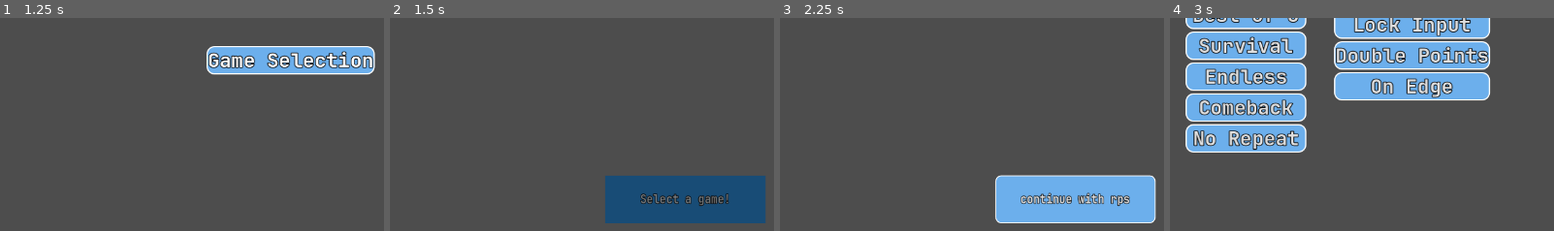
Above: before the commit, frames 1-4 (left to right).
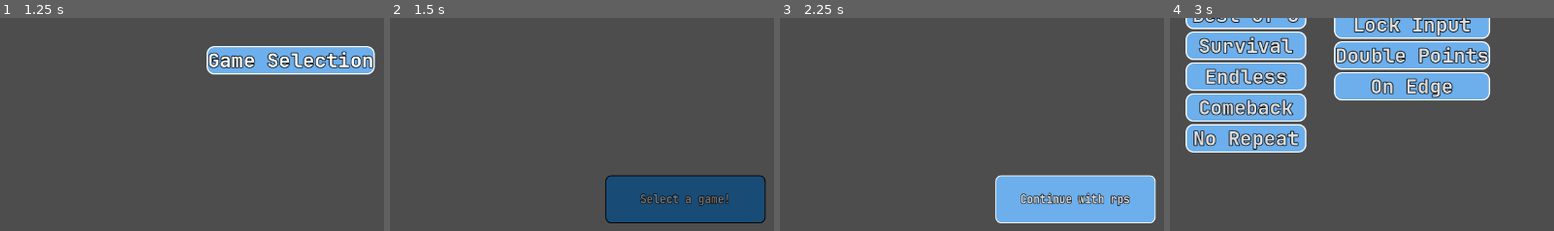
Above: after the commit, the same moments.

Repository: corporal1chicken/godot-project
Game: Godot game, scene res://world.tscn
The game is run twice, just before and just after one commit, with the same random seed, the same clock (stepped at 60 frames per second) and the same inputs.
Inputs:
- Up to frame 1 (1.25 s): click "play" at 0.5 s
- Up to frame 2 (1.5 s): click "Game Selection" at 1.25 s
- Up to frame 3 (2.25 s): click "Rock Paper Scissors" at 2 s
- Up to frame 4 (3 s): click "continue with rps" (after the commit: "Continue with rps") at 2.75 s
The pictures show only the part of the screen within x 13-63%, y 39-89%; the shares and areas given below are measured in that part.

Frame 1 is identical in both runs. In frame 2, 0.7% of the frame differs, in the area x 56-98%, y 73-97%; in frame 3, less than 0.1%; in frame 4, nothing differs.

Commit message:
Bug Fixes

Diff:
--- a/games/rps/helpers/gamemode.gd
+++ b/games/rps/helpers/gamemode.gd
@@ -5,7 +5,7 @@
 # i.e. comeback_start() that sets AI points to 3
 
 var gamemode_info: Dictionary
-var modifier_info: Dictionary
+var modifier_info
 
 func _gamemode_edit(game_stats: Dictionary):
 	if gamemode_info.get("starting_points"):
@@ -20,12 +20,13 @@
 	return game_stats
 
 func _modifier_edit(game_stats: Dictionary):
-	var key = modifier_info.get("key")
+	if modifier_info != null:
+		var key = modifier_info.get("key")
 
-	if key == "double_points":
-		game_stats.points_on_win *= 2
-	elif key == "lock_input":
-		game_stats["lock_input"] = true
+		if key == "double_points":
+			game_stats.points_on_win *= 2
+		elif key == "lock_input":
+			game_stats["lock_input"] = true
 
 	return game_stats
 
@@ -37,7 +38,7 @@
 
 	return modifier_edit_stats
 
-func set_game_info(gamemode: Dictionary, modifier: Dictionary):
+func set_game_info(gamemode: Dictionary, modifier):
 	gamemode_info = gamemode
 	modifier_info = modifier
 
@@ -45,21 +46,21 @@
 
 	if gamemode_info.key == "best_of":
 		if state.rounds_played == gamemode_info.total_rounds:
-			return [true, "all rounds played"]
+			return [true, "Max rounds played!"]
 	elif gamemode_info.key == "first_to":
 		if state.player_score == gamemode_info.max_score or state.computer_score == gamemode_info.max_score:
-			return [true, "max score was reached"]
+			return [true, ("%s reached %d points!" % ["You" if state.player_score > state.computer_score else "AI", gamemode_info.max_score])]
 	elif gamemode_info.key == "survival":
 		if state.current_streak == 0 and state.rounds_played != 0:
-			return [true, "streak lost"]
+			return [true, ("You lost your %d streak!" % [state.current_streak])]
 	elif gamemode_info.key == "comeback":
 		if state.rounds_played == gamemode_info.total_rounds:
-			return [true, "all rounds played"]
+			return [true, "Max rounds played"]
 		else:
 			if state.computer_score == gamemode_info.max_score:
 				return [true, "AI got 7 points"]
 	elif gamemode_info.key == "no_repeat":
 		if state.rounds_played > 1 and state.player_move == state.player_history[-2]:
-			return [true, "played the same move"]
+			return [true, ("You played %s twice in a row!" % [state.player_move])]
 
 	return [false, ""]
--- a/games/rps/screens/main/main.gd
+++ b/games/rps/screens/main/main.gd
@@ -106,11 +106,13 @@
 	pass
 
 func _on_continue_pressed():
-	if not game_ended:
-		_main_loop()
-	else:
-		Signals.change_sub_screen.emit("main", "options")
-
+	_main_loop()
+
+	pass
+
+func _on_quit_pressed():
+	Signals.change_sub_screen.emit("main", "options")
+	_end_game("", false)
 	pass
 
 # Helper Functions
@@ -200,10 +202,12 @@
 
 	pass
 
-func start_game(chosen_gamemode: Dictionary, chosen_difficulty: Dictionary, chosen_modifier: Dictionary):
+func start_game(chosen_gamemode: Dictionary, chosen_difficulty: Dictionary, chosen_modifier):
 	gamemode_info = chosen_gamemode
 	difficulty_info = chosen_difficulty
-	modifier_info = chosen_modifier
+
+	if chosen_modifier != null:
+		modifier_info = chosen_modifier
 
 	gamemode.set_game_info(chosen_gamemode, chosen_modifier)
 	game_stats = gamemode.edit_game_stats(default_game_stats)
@@ -215,16 +219,23 @@
 		"controls:\n[1] Rock\n[2] Paper\n[3] Scissors\n[H] Overlay\n[Enter] Continue\n[Escape] Pause"
 	)
 
-	pass
-
-func _end_game(outcome_text: String):
+	$overlay/currently_playing.text = "Difficulty: %s\nGamemode: %s\nModifier: %s" % [
+		chosen_difficulty.get("text"),
+		chosen_gamemode.get("text"),
+		chosen_modifier.get("text") if chosen_modifier != null else "None"
+	]
+
+	pass
+
+func _end_game(outcome_text: String, show_results: bool):
 	_toggle_moves_button(true)
 
 	game_ended = true
 
-	#results.set_results_screen(game_stats)
-
-	Signals.change_sub_screen.emit("main", "results")
+	if show_results:
+		results.set_results_screen(game_stats, outcome_text)
+		Signals.change_sub_screen.emit("main", "results")
+
 	Signals.set_controls.emit("")
 	pass
 
@@ -241,7 +252,7 @@
 	var should_end_game: Array = gamemode.check_rules(game_stats)
 
 	if should_end_game[0]:
-		_end_game(should_end_game[1])
+		_end_game(should_end_game[1], true)
 
 	pass
 
--- a/games/rps/screens/main/main.tscn
+++ b/games/rps/screens/main/main.tscn
@@ -50,6 +50,23 @@
 best: 0"
 horizontal_alignment = 1
 
+[node name="currently_playing" type="RichTextLabel" parent="overlay"]
+layout_mode = 1
+anchors_preset = 15
+anchor_right = 1.0
+anchor_bottom = 1.0
+offset_left = 12.0
+offset_top = 299.0
+offset_right = -935.0
+offset_bottom = -313.00858
+grow_horizontal = 2
+grow_vertical = 2
+scale = Vector2(1, 1.0093395)
+theme_override_font_sizes/normal_font_size = 20
+text = "Difficulty: easy
+Gamemode: survival
+Modifier: on edge"
+
 [node name="rounds_played" type="RichTextLabel" parent="overlay"]
 layout_mode = 1
 anchors_preset = 15
@@ -116,6 +133,28 @@
 theme_override_styles/focus = ExtResource("7_w4fab")
 disabled = true
 text = " [3] Scissors "
+
+[node name="quit" type="Button" parent="."]
+layout_mode = 1
+anchors_preset = 8
+anchor_left = 0.5
+anchor_top = 0.5
+anchor_right = 0.5
+anchor_bottom = 0.5
+offset_left = -627.0
+offset_top = 262.00006
+offset_right = -324.36844
+offset_bottom = 358.00006
+grow_horizontal = 2
+grow_vertical = 2
+scale = Vector2(0.76, 0.8399988)
+theme_override_constants/outline_size = 5
+theme_override_font_sizes/font_size = 38
+theme_override_styles/normal = ExtResource("3_vkrnm")
+theme_override_styles/pressed = ExtResource("4_g1e56")
+theme_override_styles/hover = ExtResource("5_a2agg")
+theme_override_styles/focus = ExtResource("7_w4fab")
+text = "Quit Game"
 
 [node name="continue" type="Button" parent="."]
 visible = false
@@ -126,14 +165,19 @@
 anchor_right = 0.5
 anchor_bottom = 0.5
 offset_left = 351.99994
-offset_top = 262.00006
+offset_top = 262.0
 offset_right = 710.0
-offset_bottom = 358.00006
+offset_bottom = 358.0
 grow_horizontal = 2
 grow_vertical = 2
 scale = Vector2(0.76, 0.8399988)
-theme_override_font_sizes/font_size = 24
-text = "continue"
+theme_override_constants/outline_size = 5
+theme_override_font_sizes/font_size = 48
+theme_override_styles/normal = ExtResource("3_vkrnm")
+theme_override_styles/pressed = ExtResource("4_g1e56")
+theme_override_styles/hover = ExtResource("5_a2agg")
+theme_override_styles/focus = ExtResource("7_w4fab")
+text = "Next Round"
 
 [node name="time_left" type="RichTextLabel" parent="."]
 layout_mode = 1
@@ -213,4 +257,5 @@
 [node name="gamemode" type="Node" parent="."]
 script = ExtResource("3_ly3r3")
 
+[connection signal="pressed" from="quit" to="." method="_on_quit_pressed"]
 [connection signal="pressed" from="continue" to="." method="_on_continue_pressed"]
--- a/games/rps/screens/options/options.gd
+++ b/games/rps/screens/options/options.gd
@@ -84,7 +84,7 @@
 
 var chosen_difficulty: String = "easy"
 var chosen_gamemode: String = "endless"
-var chosen_modifier: String = "None"
+var chosen_modifier: String = ""
 
 func _ready() -> void:
 	for key in gamemode_config.keys():
@@ -144,5 +144,5 @@
 	return {
 		difficulty = difficulty_config[chosen_difficulty],
 		gamemode = gamemode_config[chosen_gamemode],
-		modifier = modifier_config[chosen_modifier]
+		modifier = modifier_config[chosen_modifier] if chosen_modifier != "" else null
 	}
--- a/games/rps/screens/results/results.gd
+++ b/games/rps/screens/results/results.gd
@@ -3,19 +3,18 @@
 func _on_return_pressed():
 	Signals.change_sub_screen.emit("results", "options")
 
-func set_results_screen(information: Dictionary):
-	$game_length.text = "game length: %02d:%02d" % [information.playtime / 60, information.playtime % 60]
-	$score.text = ("score: [%d] player | [%d] AI | [%d] draws" % [
+func set_results_screen(information: Dictionary, outcome_text: String):
+	$game_length.text = " [Game Length]: 	%02d:%02d" % [int(information.total_playtime) / 60, int(information.total_playtime) % 60]
+	$score.text = (" [Score]: 			Player (%d) | AI (%d)" % [
 		information.player_score,
 		information.computer_score,
-		information.draws
 	])
-	$rounds_played.text = "rounds played: %d" % [information.rounds_played]
-	$streak.text = "streak: %d (best: %d)" % [information.streak, information.best_streak]
-	$played_moves.text = "played moves: rock (%d) | paper (%d) | scissors (%d)" % [
+	$rounds_played.text = " [Rounds Played]: 	%d" % [information.rounds_played]
+	$streak.text = " [Streak]:			%d (Best: %d)" % [information.current_streak, information.best_streak]
+	$played_moves.text = " [Played Moves]:			  Rock (%d) | Paper (%d) | Scissors (%d)" % [
 		information.played_moves.rock,
 		information.played_moves.paper,
 		information.played_moves.scissors
 	]
-	$outcome_text.text = information.outcome_text
+	$outcome_text.text = outcome_text
 	pass
--- a/games/rps/screens/results/results.tscn
+++ b/games/rps/screens/results/results.tscn
@@ -1,14 +1,22 @@
-[gd_scene load_steps=2 format=3 uid="uid://3a8r1nynk5vm"]
+[gd_scene load_steps=7 format=3 uid="uid://3a8r1nynk5vm"]
 
+[ext_resource type="Theme" uid="uid://bevx2sxm3w6n2" path="res://resources/control.tres" id="1_3af8t"]
 [ext_resource type="Script" uid="uid://df8f1soqrcgcu" path="res://games/rps/screens/results/results.gd" id="1_n0b7d"]
+[ext_resource type="StyleBox" uid="uid://cpmnlgdr5ouix" path="res://resources/buttons/default.tres" id="3_ti5yl"]
+[ext_resource type="StyleBox" uid="uid://bljd2cphfb61d" path="res://resources/buttons/pressed.tres" id="4_h7mps"]
+[ext_resource type="StyleBox" uid="uid://bae4da8nc584q" path="res://resources/buttons/hover.tres" id="5_lhaai"]
+[ext_resource type="StyleBox" uid="uid://mirppdjp070o" path="res://resources/buttons/focus.tres" id="6_yancr"]
 
 [node name="results" type="Control"]
 layout_mode = 3
 anchors_preset = 15
 anchor_right = 1.0
 anchor_bottom = 1.0
+offset_left = 1.0
+offset_right = 1.0
 grow_horizontal = 2
 grow_vertical = 2
+theme = ExtResource("1_3af8t")
 script = ExtResource("1_n0b7d")
 
 [node name="return" type="Button" parent="."]
@@ -25,23 +33,122 @@
 grow_horizontal = 2
 grow_vertical = 2
 scale = Vector2(0.76, 0.8399988)
-theme_override_font_sizes/font_size = 24
-text = "return"
+theme_override_constants/outline_size = 5
+theme_override_font_sizes/font_size = 40
+theme_override_styles/normal = ExtResource("3_ti5yl")
+theme_override_styles/pressed = ExtResource("4_h7mps")
+theme_override_styles/hover = ExtResource("5_lhaai")
+theme_override_styles/focus = ExtResource("6_yancr")
+text = "Return"
 
 [node name="game_length" type="RichTextLabel" parent="."]
 layout_mode = 1
 anchors_preset = 15
 anchor_right = 1.0
 anchor_bottom = 1.0
-offset_left = -2.0
+offset_left = 182.0
 offset_top = 157.0
-offset_right = -2.0
-offset_bottom = -492.65695
+offset_right = -186.0
+offset_bottom = -505.53668
 grow_horizontal = 2
 grow_vertical = 2
 scale = Vector2(1, 1.0093395)
-theme_override_font_sizes/normal_font_size = 46
-text = "game length: 32"
+theme_override_constants/outline_size = 5
+theme_override_font_sizes/normal_font_size = 35
+theme_override_styles/normal = ExtResource("3_ti5yl")
+text = " [Game Length]: 	10:00"
+vertical_alignment = 1
+
+[node name="score" type="RichTextLabel" parent="."]
+layout_mode = 1
+anchors_preset = 15
+anchor_right = 1.0
+anchor_bottom = 1.0
+offset_left = 182.0
+offset_top = 220.0
+offset_right = -186.0
+offset_bottom = -442.53668
+grow_horizontal = 2
+grow_vertical = 2
+scale = Vector2(1, 1.0093395)
+theme_override_constants/outline_size = 5
+theme_override_font_sizes/normal_font_size = 35
+theme_override_styles/normal = ExtResource("3_ti5yl")
+text = " [Score]: 			Player (1) | AI (1)
+"
+vertical_alignment = 1
+
+[node name="rounds_played" type="RichTextLabel" parent="."]
+layout_mode = 1
+anchors_preset = 15
+anchor_right = 1.0
+anchor_bottom = 1.0
+offset_left = 182.0
+offset_top = 283.0
+offset_right = -186.0
+offset_bottom = -379.53668
+grow_horizontal = 2
+grow_vertical = 2
+scale = Vector2(1, 1.0093395)
+theme_override_constants/outline_size = 5
+theme_override_font_sizes/normal_font_size = 35
+theme_override_styles/normal = ExtResource("3_ti5yl")
+text = " [Rounds Played]: 	5"
+vertical_alignment = 1
+
+[node name="streak" type="RichTextLabel" parent="."]
+layout_mode = 1
+anchors_preset = 15
+anchor_right = 1.0
+anchor_bottom = 1.0
+offset_left = 182.0
+offset_top = 346.0
+offset_right = -186.0
+offset_bottom = -316.53668
+grow_horizontal = 2
+grow_vertical = 2
+scale = Vector2(1, 1.0093395)
+theme_override_constants/outline_size = 5
+theme_override_font_sizes/normal_font_size = 35
+theme_override_styles/normal = ExtResource("3_ti5yl")
+text = " [Streak]:			1 (Best: 1)"
+vertical_alignment = 1
+
+[node name="played_moves" type="RichTextLabel" parent="."]
+layout_mode = 1
+anchors_preset = 15
+anchor_right = 1.0
+anchor_bottom = 1.0
+offset_left = 182.0
+offset_top = 409.0
+offset_right = -186.0
+offset_bottom = -253.53668
+grow_horizontal = 2
+grow_vertical = 2
+scale = Vector2(1, 1.0093395)
+theme_override_constants/outline_size = 5
+theme_override_font_sizes/normal_font_size = 22
+theme_override_styles/normal = ExtResource("3_ti5yl")
+text = " [Played Moves]:			    Rock (1) | Paper (1) | Scissors (1)"
+vertical_alignment = 1
+
+[node name="game_length6" type="RichTextLabel" parent="."]
+visible = false
+layout_mode = 1
+anchors_preset = 15
+anchor_right = 1.0
+anchor_bottom = 1.0
+offset_left = 182.0
+offset_top = 472.0
+offset_right = -186.0
+offset_bottom = -190.53668
+grow_horizontal = 2
+grow_vertical = 2
+scale = Vector2(1, 1.0093395)
+theme_override_constants/outline_size = 5
+theme_override_font_sizes/normal_font_size = 42
+theme_override_styles/normal = ExtResource("3_ti5yl")
+text = "Game Length: 10:00"
 horizontal_alignment = 1
 
 [node name="outcome_text" type="RichTextLabel" parent="."]
@@ -60,68 +167,4 @@
 text = "lose text"
 horizontal_alignment = 1
 
-[node name="score" type="RichTextLabel" parent="."]
-layout_mode = 1
-anchors_preset = 15
-anchor_right = 1.0
-anchor_bottom = 1.0
-offset_left = -2.0
-offset_top = 217.00002
-offset_right = -2.0
-offset_bottom = -432.65692
-grow_horizontal = 2
-grow_vertical = 2
-scale = Vector2(1, 1.0093395)
-theme_override_font_sizes/normal_font_size = 46
-text = "score: [4] player | [1] AI | [2] draws"
-horizontal_alignment = 1
-
-[node name="rounds_played" type="RichTextLabel" parent="."]
-layout_mode = 1
-anchors_preset = 15
-anchor_right = 1.0
-anchor_bottom = 1.0
-offset_left = -2.0
-offset_top = 281.0
-offset_right = -2.0
-offset_bottom = -368.65695
-grow_horizontal = 2
-grow_vertical = 2
-scale = Vector2(1, 1.0093395)
-theme_override_font_sizes/normal_font_size = 46
-text = "rounds played: 1"
-horizontal_alignment = 1
-
-[node name="streak" type="RichTextLabel" parent="."]
-layout_mode = 1
-anchors_preset = 15
-anchor_right = 1.0
-anchor_bottom = 1.0
-offset_left = -2.0
-offset_top = 341.0
-offset_right = -2.0
-offset_bottom = -308.65692
-grow_horizontal = 2
-grow_vertical = 2
-scale = Vector2(1, 1.0093395)
-theme_override_font_sizes/normal_font_size = 46
-text = "streak: 1 | best: 4"
-horizontal_alignment = 1
-
-[node name="played_moves" type="RichTextLabel" parent="."]
-layout_mode = 1
-anchors_preset = 15
-anchor_right = 1.0
-anchor_bottom = 1.0
-offset_left = -2.0
-offset_top = 399.0
-offset_right = -2.0
-offset_bottom = -250.65692
-grow_horizontal = 2
-grow_vertical = 2
-scale = Vector2(1, 1.0093395)
-theme_override_font_sizes/normal_font_size = 46
-text = "played: rock (3) | paper (2) | scissors (4)"
-horizontal_alignment = 1
-
 [connection signal="pressed" from="return" to="." method="_on_return_pressed"]
--- a/pause_menu/pause_menu.gd
+++ b/pause_menu/pause_menu.gd
@@ -23,7 +23,8 @@
 	pass
 
 func _on_controls_pressed():
-	if animation_player.is_playing(): return
+	if animation_player.is_playing():
+		await animation_player.animation_finished
 
 	if is_inner_out:
 		animation_player.play_backwards("inner_out")
--- a/pause_menu/pause_menu.tscn
+++ b/pause_menu/pause_menu.tscn
@@ -1,14 +1,50 @@
-[gd_scene load_steps=11 format=3 uid="uid://uf1uqs7cnhpv"]
+[gd_scene load_steps=10 format=3 uid="uid://uf1uqs7cnhpv"]
 
 [ext_resource type="Script" uid="uid://csfofhvefrnol" path="res://pause_menu/pause_menu.gd" id="1_5hbt6"]
-[ext_resource type="FontFile" uid="uid://c52roshcextrd" path="res://fonts/jbmono.ttf" id="1_wn31l"]
+[ext_resource type="Theme" uid="uid://bevx2sxm3w6n2" path="res://resources/control.tres" id="1_wn31l"]
 [ext_resource type="StyleBox" uid="uid://cpmnlgdr5ouix" path="res://resources/buttons/default.tres" id="3_b0obc"]
 [ext_resource type="StyleBox" uid="uid://bljd2cphfb61d" path="res://resources/buttons/pressed.tres" id="4_cux0y"]
 [ext_resource type="StyleBox" uid="uid://bae4da8nc584q" path="res://resources/buttons/hover.tres" id="5_teyq6"]
 [ext_resource type="StyleBox" uid="uid://mirppdjp070o" path="res://resources/buttons/focus.tres" id="6_p6csp"]
 
-[sub_resource type="Theme" id="Theme_1nv8k"]
-default_font = ExtResource("1_wn31l")
+[sub_resource type="Animation" id="Animation_b0obc"]
+length = 0.001
+tracks/0/type = "value"
+tracks/0/imported = false
+tracks/0/enabled = false
+tracks/0/path = NodePath("inner:modulate")
+tracks/0/interp = 1
+tracks/0/loop_wrap = true
+tracks/0/keys = {
+"times": PackedFloat32Array(0),
+"transitions": PackedFloat32Array(1),
+"update": 0,
+"values": [Color(1, 1, 1, 1)]
+}
+tracks/1/type = "value"
+tracks/1/imported = false
+tracks/1/enabled = true
+tracks/1/path = NodePath("inner:position")
+tracks/1/interp = 1
+tracks/1/loop_wrap = true
+tracks/1/keys = {
+"times": PackedFloat32Array(0),
+"transitions": PackedFloat32Array(1),
+"update": 0,
+"values": [Vector2(0, 0)]
+}
+tracks/2/type = "value"
+tracks/2/imported = false
+tracks/2/enabled = true
+tracks/2/path = NodePath(".:position")
+tracks/2/interp = 1
+tracks/2/loop_wrap = true
+tracks/2/keys = {
+"times": PackedFloat32Array(0),
+"transitions": PackedFloat32Array(1),
+"update": 0,
+"values": [Vector2(-427, 0)]
+}
 
 [sub_resource type="Animation" id="Animation_wn31l"]
 resource_name = "inner_out"
@@ -37,45 +73,6 @@
 "values": [Vector2(0, 0), Vector2(301, 0)]
 }
 
-[sub_resource type="Animation" id="Animation_b0obc"]
-length = 0.001
-tracks/0/type = "value"
-tracks/0/imported = false
-tracks/0/enabled = false
-tracks/0/path = NodePath("inner:modulate")
-tracks/0/interp = 1
-tracks/0/loop_wrap = true
-tracks/0/keys = {
-"times": PackedFloat32Array(0),
-"transitions": PackedFloat32Array(1),
-"update": 0,
-"values": [Color(1, 1, 1, 1)]
-}
-tracks/1/type = "value"
-tracks/1/imported = false
-tracks/1/enabled = true
-tracks/1/path = NodePath("inner:position")
-tracks/1/interp = 1
-tracks/1/loop_wrap = true
-tracks/1/keys = {
-"times": PackedFloat32Array(0),
-"transitions": PackedFloat32Array(1),
-"update": 0,
-"values": [Vector2(0, 0)]
-}
-tracks/2/type = "value"
-tracks/2/imported = false
-tracks/2/enabled = true
-tracks/2/path = NodePath(".:position")
-tracks/2/interp = 1
-tracks/2/loop_wrap = true
-tracks/2/keys = {
-"times": PackedFloat32Array(0),
-"transitions": PackedFloat32Array(1),
-"update": 0,
-"values": [Vector2(-427, 0)]
-}
-
 [sub_resource type="AnimationLibrary" id="AnimationLibrary_cux0y"]
 _data = {
 &"RESET": SubResource("Animation_b0obc"),
@@ -92,7 +89,7 @@
 offset_right = -427.0
 grow_horizontal = 2
 grow_vertical = 2
-theme = SubResource("Theme_1nv8k")
+theme = ExtResource("1_wn31l")
 script = ExtResource("1_5hbt6")
 
 [node name="inner" type="ColorRect" parent="."]
--- a/resources/buttons/disabled.tres
+++ b/resources/buttons/disabled.tres
@@ -2,3 +2,12 @@
 
 [resource]
 bg_color = Color(0.09648744, 0.29737493, 0.46222007, 1)
+border_width_left = 2
+border_width_top = 2
+border_width_right = 2
+border_width_bottom = 2
+border_color = Color(0, 0, 0, 1)
+corner_radius_top_left = 12
+corner_radius_top_right = 12
+corner_radius_bottom_right = 12
+corner_radius_bottom_left = 12
--- /dev/null
+++ b/resources/control.tres
@@ -0,0 +1,6 @@
+[gd_resource type="Theme" load_steps=2 format=3 uid="uid://bevx2sxm3w6n2"]
+
+[ext_resource type="FontFile" uid="uid://c52roshcextrd" path="res://fonts/jbmono.ttf" id="1_7nhtb"]
+
+[resource]
+default_font = ExtResource("1_7nhtb")
--- a/scenes/main_menu/screens/game_selection/game_selection.gd
+++ b/scenes/main_menu/screens/game_selection/game_selection.gd
@@ -16,7 +16,7 @@
 
 func _on_game_pressed(game_name: String):
 	selected_game = game_name
-	$confirm.text = "continue with " + selected_game
+	$confirm.text = "Continue with " + selected_game
 
 	if selected_game != "":
 		$confirm.disabled = false
--- a/scenes/ui_contoller/ui_contoller.gd
+++ b/scenes/ui_contoller/ui_contoller.gd
@@ -5,14 +5,14 @@
 # - Second Minigame (Calibration Style, get a question and quickly give answer)
 
 # Bugs/To Do
-# - Some UI not changed
-# - Results screen is broken
-# - Quit button for midgame
-# - Overlay for details on what you're playing (mode, difficulty, modifier)
-# - Capitalisation for some buttons
-# - If the pause menu is closed, whilst the control is open, bugs out
-# - Could differentiate focus/pressed styles for buttons better
-# - Rock Paper Scissors AI
+# - [✓] Some UI not changed
+# - [✓] Results screen is broken
+# - [✓] Quit button for midgame
+# - [✓] Overlay for details on what you're playing (mode, difficulty, modifier)
+# - [✓] Capitalisation for some buttons
+# - [] If the pause menu is closed, whilst the control is open, bugs out
+# - [] Could differentiate focus/pressed styles for buttons better
+# - [] Rock Paper Scissors AI
 
 @onready var canvas_layer: CanvasLayer = $CanvasLayer
 @onready var pause_menu: CanvasLayer = $pause
--- a/scenes/ui_contoller/ui_contoller.tscn
+++ b/scenes/ui_contoller/ui_contoller.tscn
@@ -5,6 +5,21 @@
 [ext_resource type="Script" uid="uid://ovjebwqf38x4" path="res://autoloads/signals.gd" id="3_64rpj"]
 [ext_resource type="PackedScene" uid="uid://cy83mypmppqyf" path="res://games/rps/rps.tscn" id="3_l2jjd"]
 [ext_resource type="PackedScene" uid="uid://uf1uqs7cnhpv" path="res://pause_menu/pause_menu.tscn" id="4_6q2om"]
+
+[sub_resource type="Animation" id="Animation_sshsc"]
+length = 0.001
+tracks/0/type = "value"
+tracks/0/imported = false
+tracks/0/enabled = true
+tracks/0/path = NodePath("pause/pause_menu:position")
+tracks/0/interp = 1
+tracks/0/loop_wrap = true
+tracks/0/keys = {
+"times": PackedFloat32Array(0),
+"transitions": PackedFloat32Array(1),
+"update": 0,
+"values": [Vector2(-417, 0)]
+}
 
 [sub_resource type="Animation" id="Animation_6q2om"]
 resource_name = "open_pause_menu"
@@ -19,21 +34,6 @@
 "transitions": PackedFloat32Array(1, 1),
 "update": 0,
 "values": [Vector2(-417, 0), Vector2(-6, 0)]
-}
-
-[sub_resource type="Animation" id="Animation_sshsc"]
-length = 0.001
-tracks/0/type = "value"
-tracks/0/imported = false
-tracks/0/enabled = true
-tracks/0/path = NodePath("pause/pause_menu:position")
-tracks/0/interp = 1
-tracks/0/loop_wrap = true
-tracks/0/keys = {
-"times": PackedFloat32Array(0),
-"transitions": PackedFloat32Array(1),
-"update": 0,
-"values": [Vector2(-417, 0)]
 }
 
 [sub_resource type="AnimationLibrary" id="AnimationLibrary_yfun5"]
